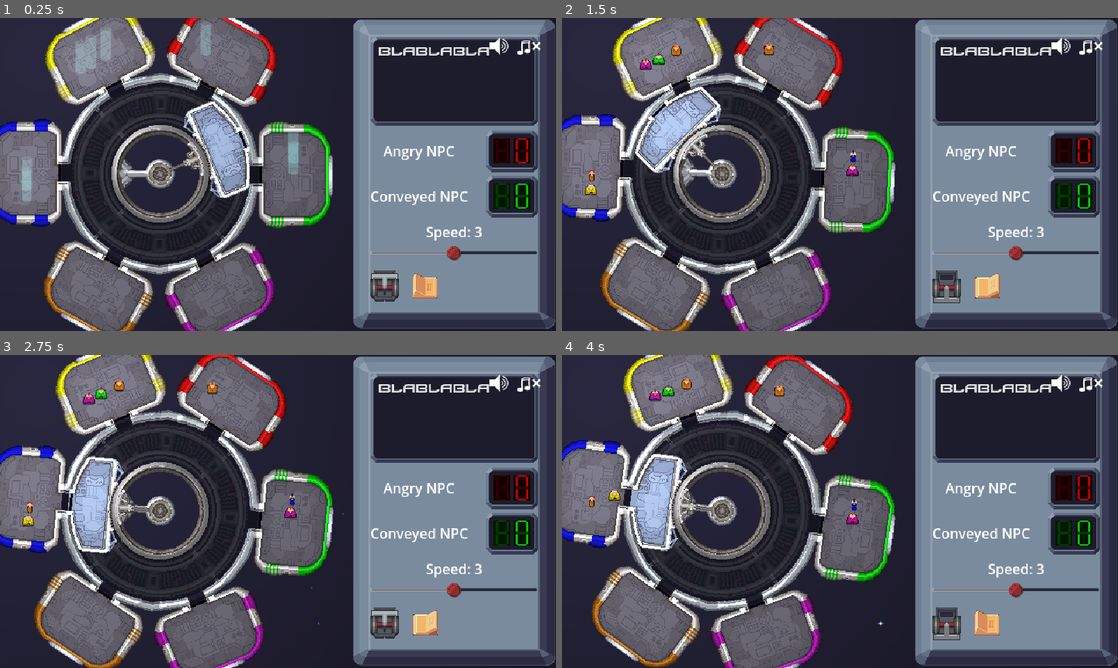
Above: before the commit, frames 1-4 (two rows, left to right).
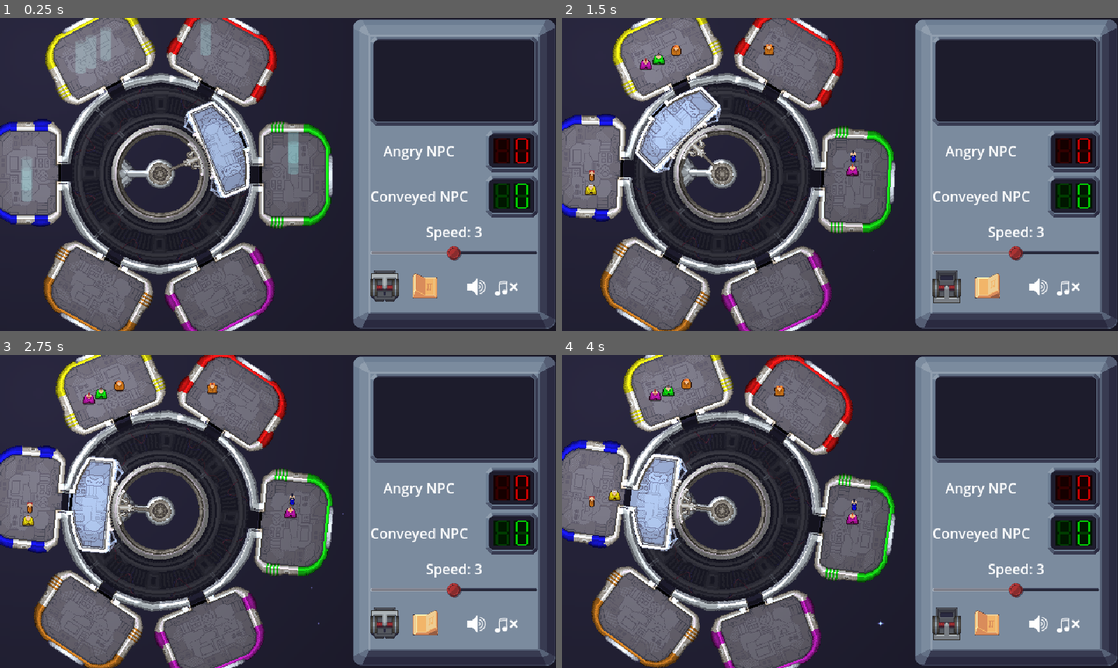
Above: after the commit, the same moments.

Repository: tehelka-gamedev/gmtk-2025
Game: Godot game, scene res://main.tscn
Same seed, same stepped clock (60 frames per second), same inputs: the game is played once before the commit and once after it. The engine's default icon, where the game draws it, is replaced by a stand-in: a white triangle on a blue panel in a dark square. Sound files missing from this copy of the repository are replaced by a short silence.
Inputs (mouse positions are in pixels of both pictures, inside the frame that each line leads up to):
- Up to frame 1 (0.25 s): no input
- Up to frame 2 (1.5 s): click (945, 287) at 0.5 s; click (984, 287) at 1.25 s
- Up to frame 3 (2.75 s): click (383, 624) at 2 s
- Up to frame 4 (4 s): click (984, 624) at 2.75 s; click (945, 624) at 3.5 s

The runs differ from the first frame. In frame 1, 0.7% of the frame differs, in the area x 68-98%, y 6-89%; in frame 2, 0.7%; in frame 3, 0.7%; in frame 4, 0.7%.

Commit message:
Fix bug UI

Diff:
--- a/godot/main.tscn
+++ b/godot/main.tscn
@@ -132,8 +132,14 @@
 grow_horizontal = 0
 
 [node name="MuteSoundsContainer" parent="HUD" instance=ExtResource("12_dg77c")]
-offset_left = -98.0
-offset_bottom = 63.0
+anchors_preset = 3
+anchor_top = 1.0
+anchor_bottom = 1.0
+offset_left = -124.0
+offset_top = -83.0
+offset_right = -26.0
+offset_bottom = -20.0
+grow_vertical = 0
 
 [node name="PauseMenu" parent="HUD" instance=ExtResource("13_ycdy4")]
 visible = false
--- a/godot/ui/control_panel/MessagePanel.tscn
+++ b/godot/ui/control_panel/MessagePanel.tscn
@@ -8,6 +8,7 @@
 size_flags_vertical = 2
 theme_type_variation = &"Screen"
 script = ExtResource("1_04ugw")
+MESSAGE_TIMER = 10.0
 message_label = NodePath("MessageLabel")
 _message_timer = NodePath("MessageTimer")
 
@@ -15,7 +16,8 @@
 custom_minimum_size = Vector2(20, 84)
 layout_mode = 2
 theme_type_variation = &"ScreenLabel"
-text = "blablabla"
+text = "
+"
 autowrap_mode = 3
 
 [node name="MessageTimer" type="Timer" parent="."]
--- a/godot/ui/control_panel/message_panel.gd
+++ b/godot/ui/control_panel/message_panel.gd
@@ -9,16 +9,16 @@
 @export var _message_timer: Timer = null
 
 func _ready() -> void:
-	_message_timer.timeout.connect(_on_message_timer_timeout)
+    _message_timer.timeout.connect(_on_message_timer_timeout)
 
 
 func set_message(message: String) -> void:
-	_message_timer.stop()
-	message_label.text = message
-	_message_timer.start(MESSAGE_TIMER)
+    _message_timer.stop()
+    message_label.text = message
+    _message_timer.start(MESSAGE_TIMER)
 
 func clear_message() -> void:
-	message_label.text = ""
+    message_label.text = ""
 
 func _on_message_timer_timeout() -> void:
-	clear_message()
+    clear_message()
